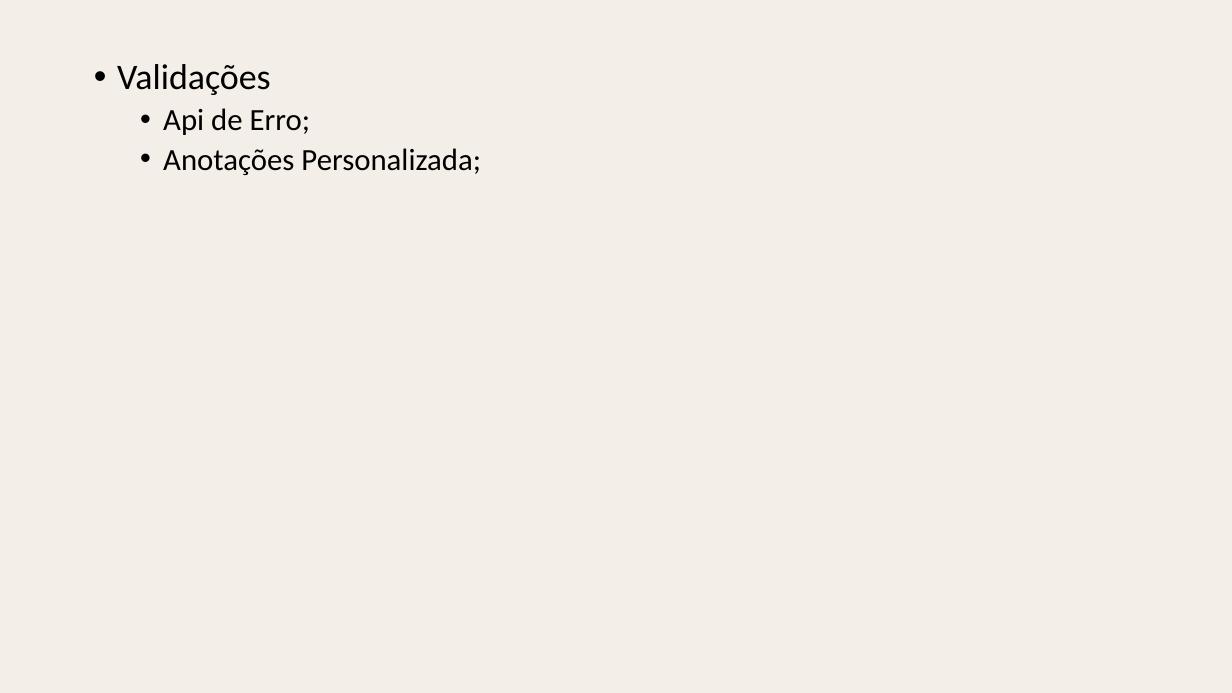
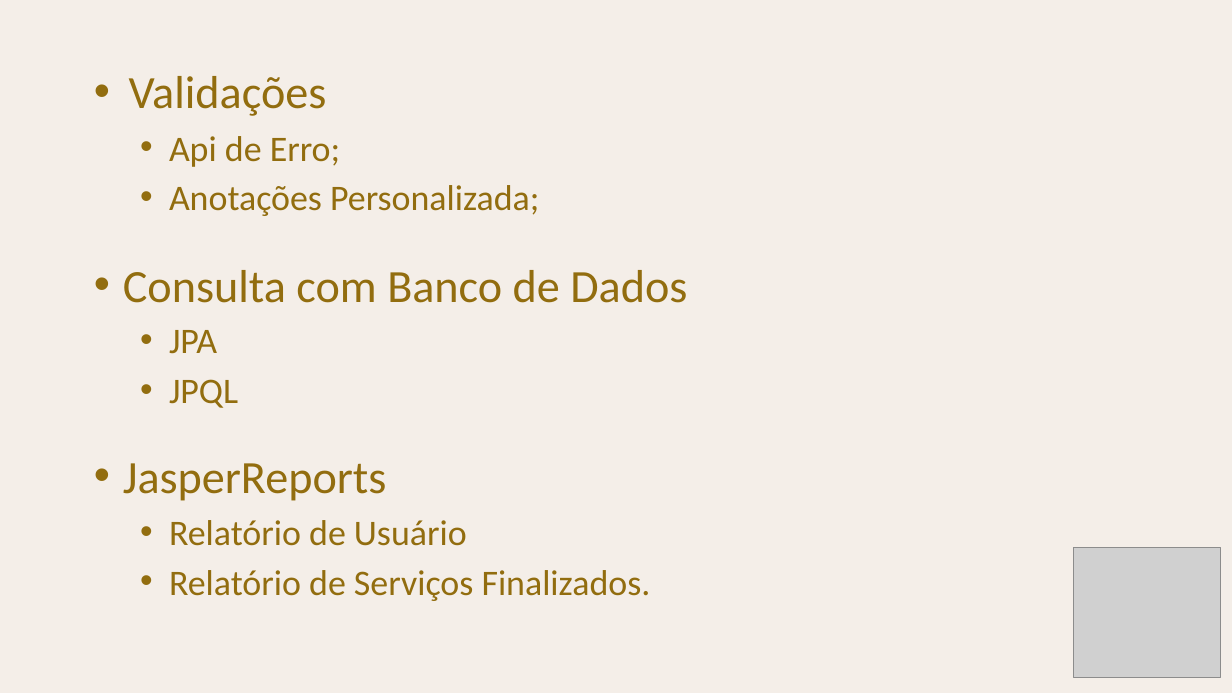
Before and after one commit to viniciusleitempergher/work2home, a slide deck: slide 6 of ApresentaçãoWork2home.pptx. Drawn at 1232x693 pixels with LibreOffice and Linux fonts; fonts in the diff are those of the drawing; grey boxes stand for pictures. Boxes give left, top, right and bottom in pixels: in the first picture for what was removed or moved away, otherwise in the second. Text is boxed around its words. In the diff, an @@ line names an element or a change of style, - is before the commit and + after.

```diff
--- a/ApresentaçãoWork2home.pptx
+++ b/ApresentaçãoWork2home.pptx
@@ text at [129, 76, 539, 216]: size 28 to 36 pt in "Validações"; text colour #000000 to #926D0F in "Validações", "Api de Erro;", "Anotações Personalizada;"; size 24 to 28 pt in "Api de Erro;", "Anotações Personalizada;"; indent changed; line spacing 0.9 to 1.07; more space between paragraphs; line spacing 0.9 to 0.77 @@
@@ text at [123, 270, 687, 601]: paragraphs added @@
+• Consulta com Banco de Dados
+  • JPA
+  • JPQL
+• JasperReports
+  • Relatório de Usuário
+  • Relatório de Serviços Finalizados.
@@ picture added at [1074, 547, 1221, 677] @@
```
Also in this commit, not shown: 2 other slides changed, 2 slides added, 14 other files.
